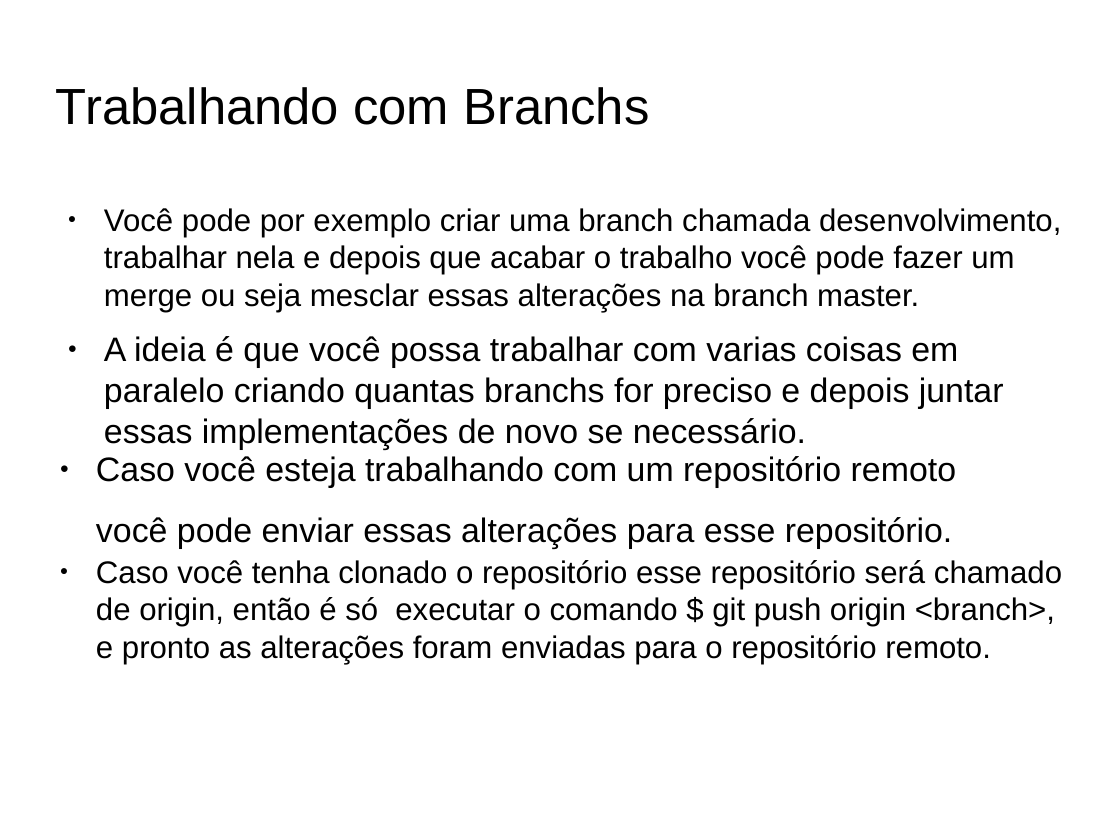
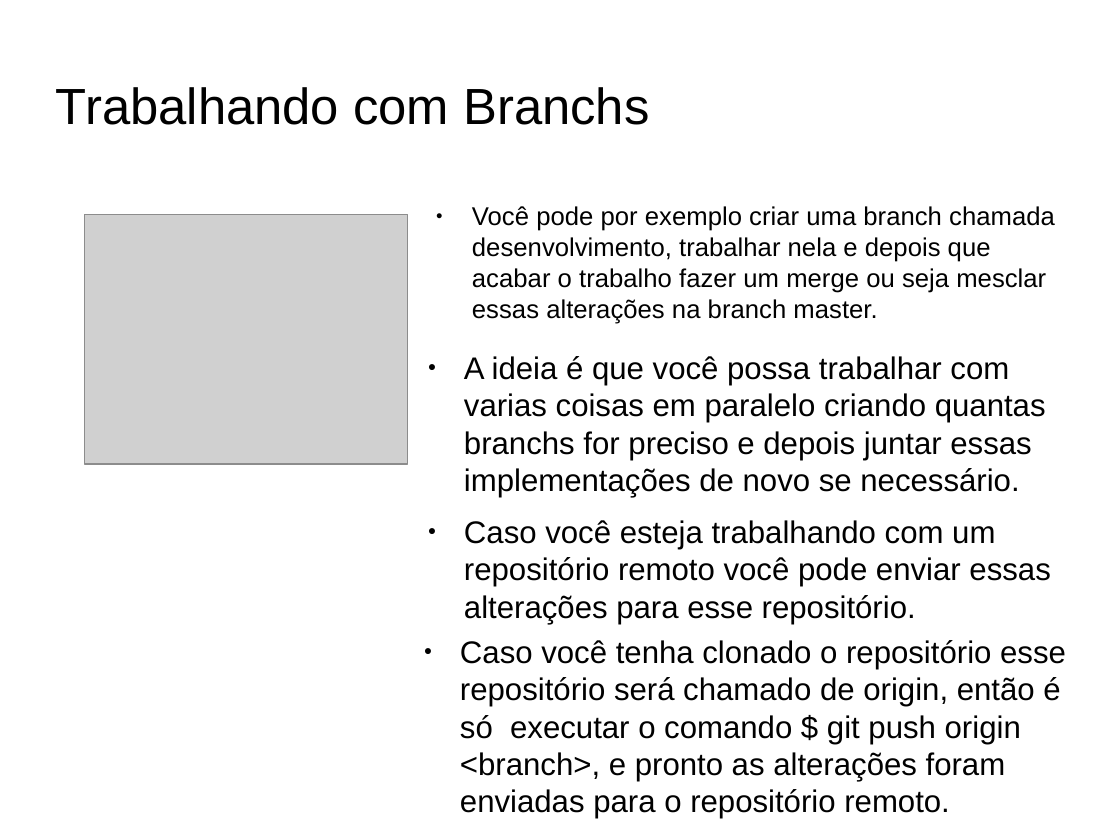
Before and after one commit to fabioads/apresentacao-git, a slide deck: slide 6 of Aprensentacao-GitHub.odp. Drawn at 1120x840 pixels with LibreOffice and Linux fonts; fonts in the diff are those of the drawing; grey boxes stand for pictures; background and template pictures are left out. Boxes give left, top, right and bottom in pixels: in the first picture for what was removed or moved away, otherwise in the second. Text is boxed around its words. In the diff, an @@ line names an element or a change of style, - is before the commit and + after.

```diff
--- a/Aprensentacao-GitHub.odp
+++ b/Aprensentacao-GitHub.odp
@@ text at (472, 206, 1055, 324): text changed; size 22.1 to 18.2 pt @@
-● Você pode por exemplo criar uma branch chamada desenvolvimento, trabalhar nela e depois que acabar o trabalho você pode fazer um merge ou seja mesclar essas alterações na branch master.
+● Você pode por exemplo criar uma branch chamada desenvolvimento, trabalhar nela e depois que acabar o trabalho fazer um merge ou seja mesclar essas alterações na branch master.
@@ picture added at (84, 214, 409, 464) @@
@@ text "A ideia é que você ...": place and size @@
-text "A ideia é que você ..." at (104, 336, 1004, 450)
+text "A ideia é que você ..." at (464, 356, 1046, 497)
@@ text "A ideia é que você ..." at (464, 356, 1046, 497): size 24.1 to 22.1 pt @@
@@ text at (464, 520, 1050, 624): text changed; size 24.1 to 22.1 pt @@
-● Caso você esteja trabalhando com um repositório remoto
-você pode enviar essas alterações para esse repositório.
+● Caso você esteja trabalhando com um repositório remoto você pode enviar essas alterações para esse repositório.
@@ text "Caso você tenha clonado o ..." rewrapped from (96, 560, 1062, 664) to (460, 640, 1066, 813) @@
```
Also in this commit, not shown: 16 other slides changed, 1 slide added.
